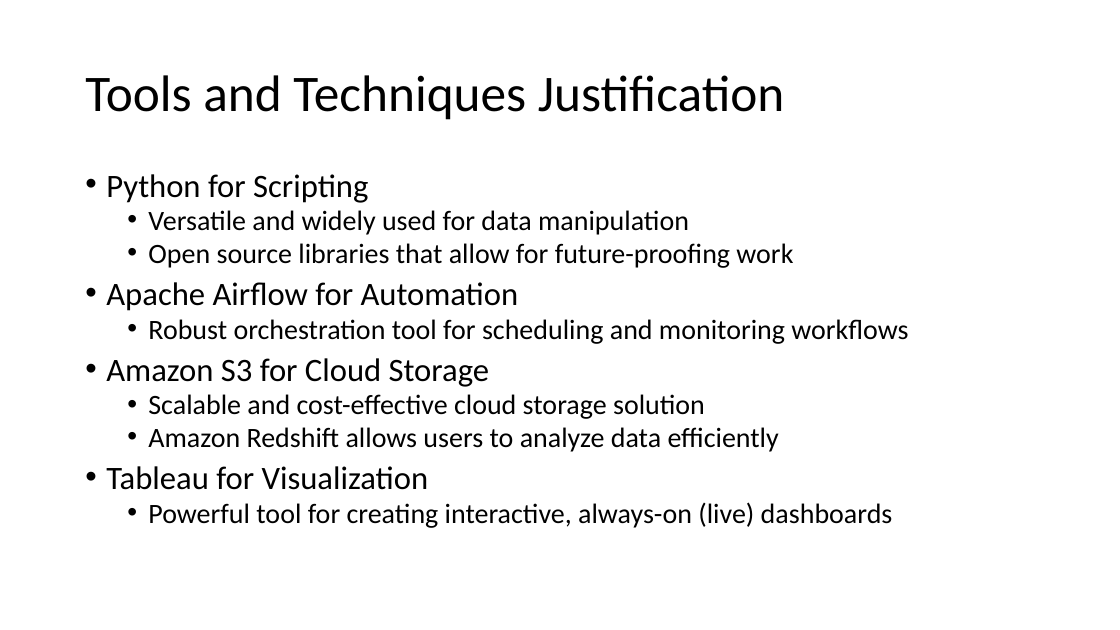
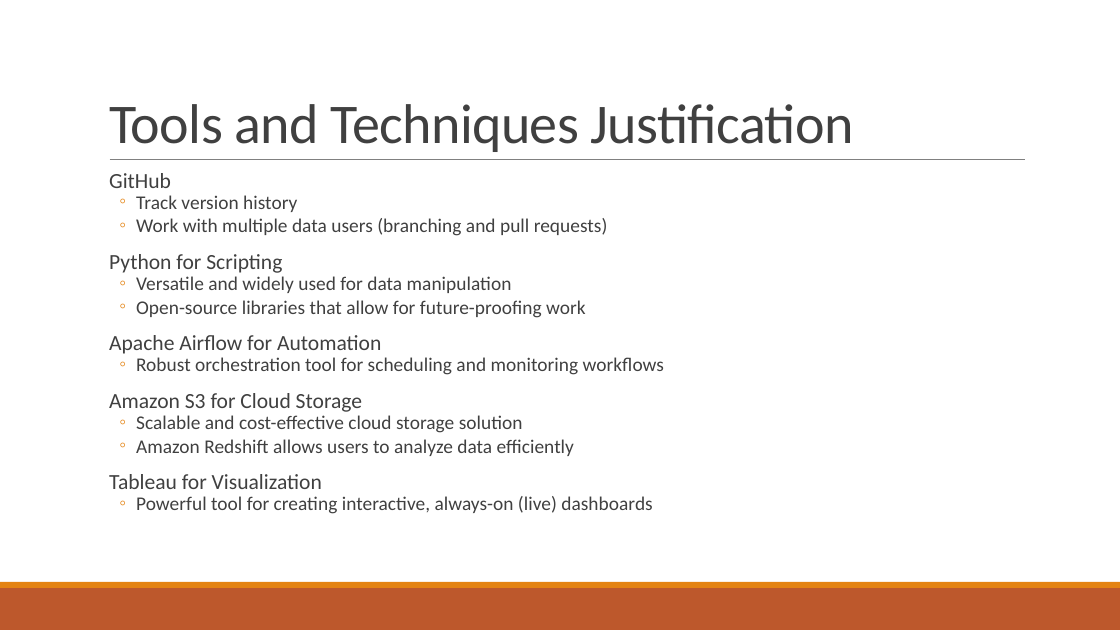
Before and after one commit to Shafquat/SSI, a slide deck: slide 6 of presentation/Take-Home Assignment.pptx. Drawn at 1120x630 pixels with LibreOffice and Linux fonts; fonts in the diff are those of the drawing. Boxes give left, top, right and bottom in pixels: in the first picture for what was removed or moved away, otherwise in the second. Text is boxed around its words. In the diff, an @@ line names an element or a change of style, - is before the commit and + after.

Commit message:
updated presentation

```diff
--- a/presentation/Take-Home Assignment.pptx
+++ b/presentation/Take-Home Assignment.pptx
@@ title "Tools and Techniques Justification": place and size @@
-title "Tools and Techniques Justification" at <box>85,75,785,120</box>
+title "Tools and Techniques Justification" at <box>109,104,854,152</box>
@@ title "Tools and Techniques Justification" at <box>109,104,854,152</box>: size 44 to 48 pt, text colour #000000 to #404040, letter spacing 0 to -0.5 pt; line spacing 0.9 to 0.85; vertical alignment middle to bottom @@
@@ text at <box>109,173,608,236</box>: paragraphs added @@
+  GitHub
+  ◦ Track version history
+  ◦ Work with multiple data users (branching and pull requests)
@@ line added from (110, 160) to (1026, 160), #808080 0.5 pt @@
@@ text at <box>109,254,664,514</box>: size 28 to 18.5 pt in "Python for Scripting", "Apache Airflow for Automation", "Amazon S3 for Cloud Storage", "Tableau for Visualization"; text colour #000000 to #404040 in "Python for Scripting", "Versatile and widely used for data manipulation", "Apache Airflow for Automation", "Robust orchestration tool for scheduling and monitoring ..." and 5 more places; size 24 to 16.6 pt in "Versatile and widely used for data manipulation", "Robust orchestration tool for scheduling and monitoring ...", "Scalable and cost-effective cloud storage solution", "Amazon Redshift allows users to analyze data ..." and 1 more places; bullet • to  ; line spacing 0.8 to 0.7; more space between paragraphs; bullet • to ◦ @@
@@ text at <box>136,300,586,318</box>: text changed; size 24 to 16.6 pt; text colour #000000 to #404040 @@
-  • Open source libraries that allow for future-proofing work
+  ◦ Open-source libraries that allow for future-proofing work
@@ rectangle added at <box>0,588,1120,630</box>, fill #BD582C @@
@@ rectangle added at <box>0,582,1120,588</box>, fill #E48312 @@
```
Also in this commit, not shown: 7 other slides changed, 2 slides added, 2 other files.
